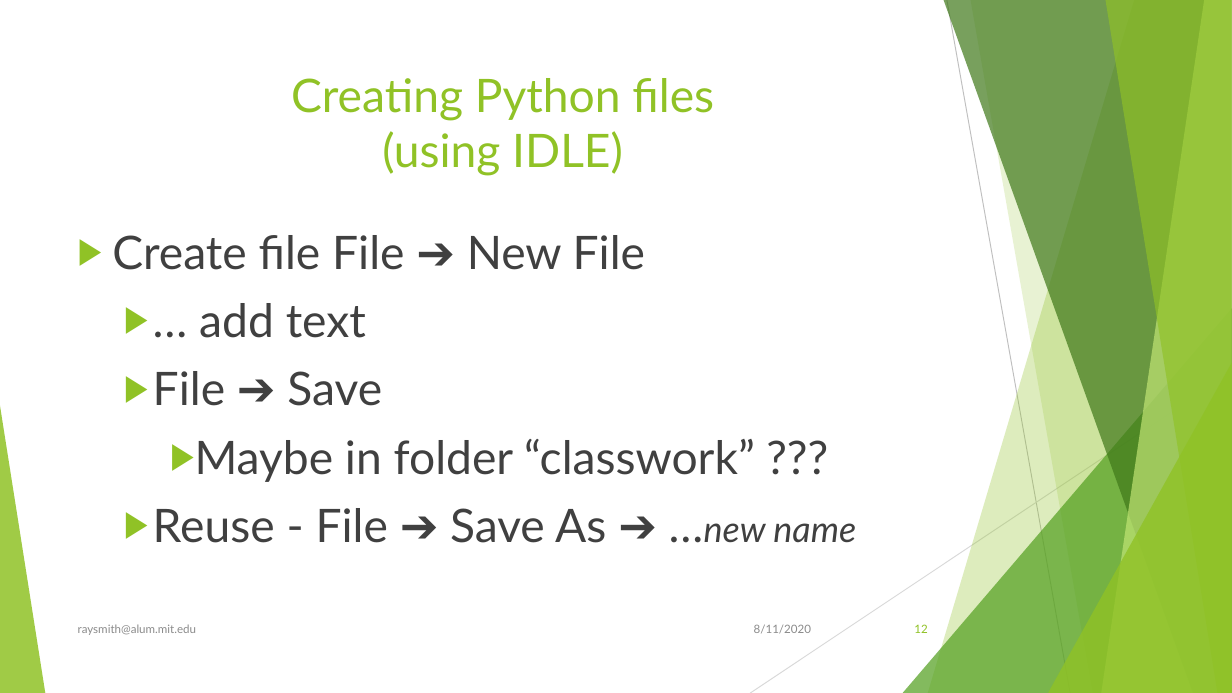
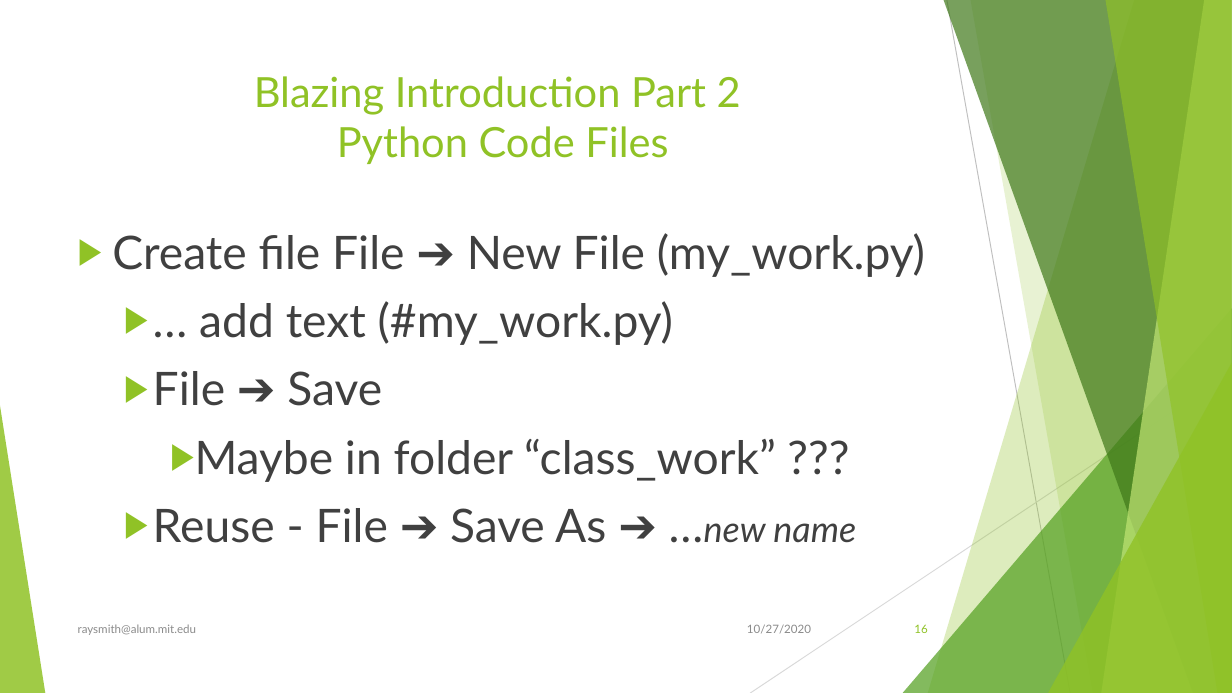
Before and after one commit to raysmith619/Introduction-To-Programming, a slide deck: slide 16 of Docs/Introduction to Proramming Using Python.pptx (slide 12 before the commit). Drawn at 1232x693 pixels with LibreOffice and Linux fonts; fonts in the diff are those of the drawing. Boxes give left, top, right and bottom in pixels: in the first picture for what was removed or moved away, otherwise in the second. Text is boxed around its words. In the diff, an @@ line names an element or a change of style, - is before the commit and + after.

```diff
--- a/Docs/Introduction to Proramming Using Python.pptx
+++ b/Docs/Introduction to Proramming Using Python.pptx
@@ title at <box>254,76,741,164</box>: text changed; size 36 to 32.4 pt @@
-Creating Python files
-(using IDLE)
+Blazing Introduction Part 2
+Python Code Files
@@ text at <box>112,233,925,345</box>: text changed @@
-▶ Create file File ➔ New File
-  ▶ … add text
+▶ Create file File ➔ New File (my_work.py)
+  ▶ … add text (#my_work.py)
@@ text at <box>195,439,776,482</box>: text changed @@
-    ▶ Maybe in folder “classwork” ???
+    ▶ Maybe in folder “class_work” ???
@@ text at <box>747,624,811,633</box>: text changed @@
-8/11/2020
+10/27/2020
@@ page number at <box>914,624,927,633</box>: text changed @@
-12
+16
```
Also in this commit, not shown: 106 other slides changed, 23 slides added, 2 slides removed, 1 other file.
